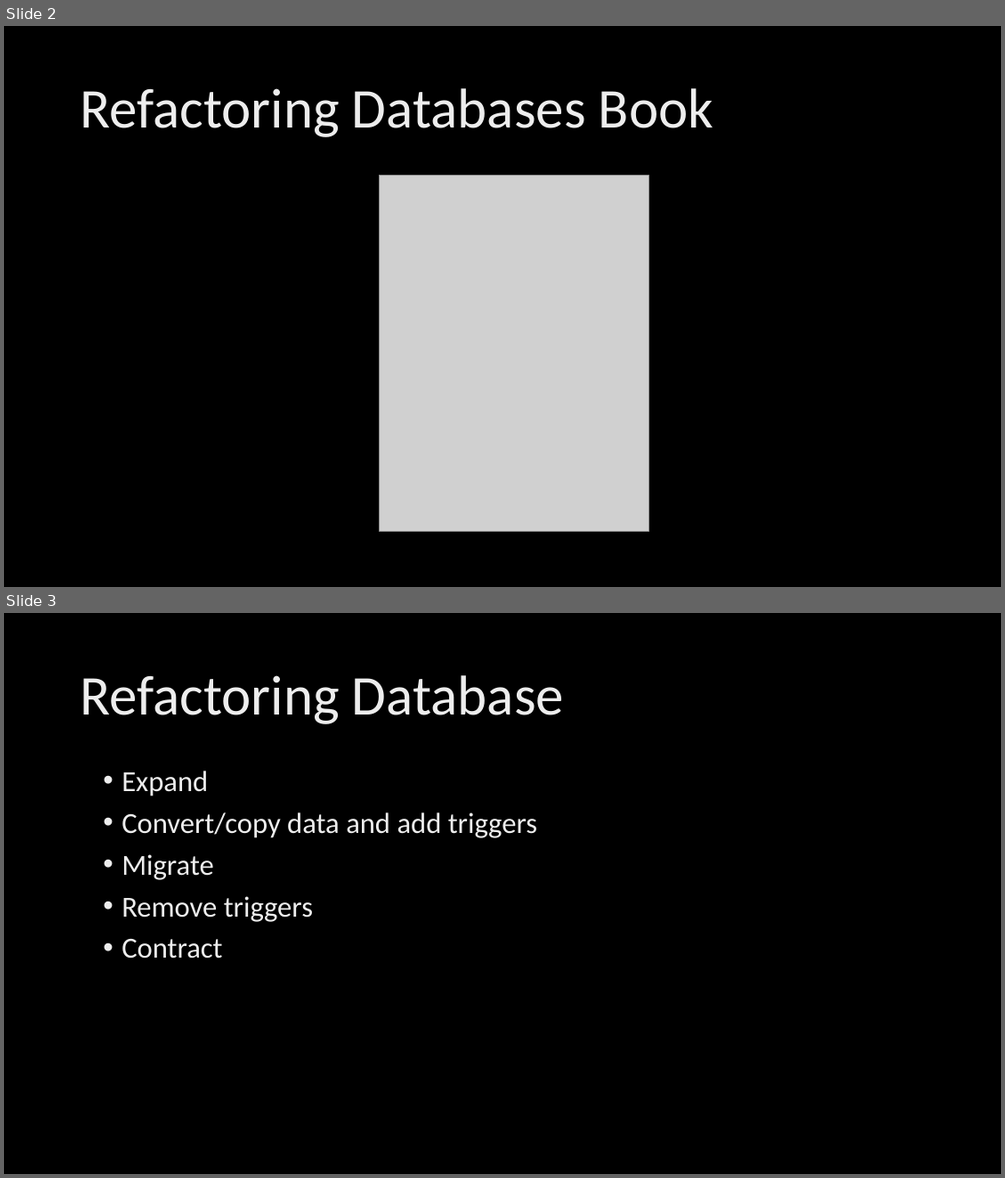
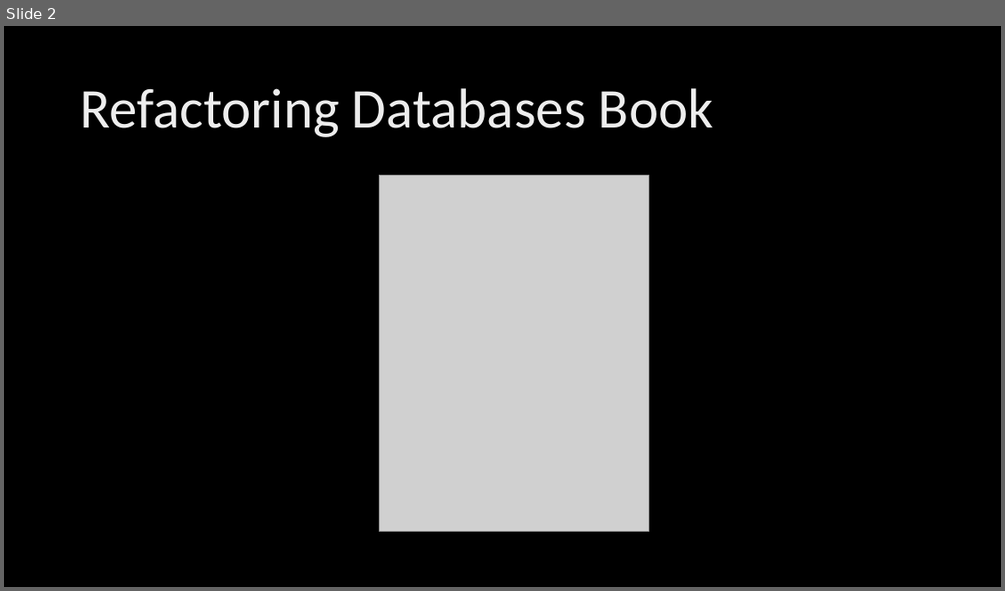
Before and after one commit to poedevop-fm/Database-Refactoring-Demo, a slide deck: Triggers & Refactoring.pptx. Shown one above the other, each under a label of ours: slides 2 and 3 before the commit, slide 2 after it. The pictures are 1005x1178 and 1005x591 pixels, drawn with LibreOffice and Linux fonts; fonts in the diff are those of the drawing; grey boxes stand for pictures; background and template pictures are left out. Boxes give left, top, right and bottom in pixels: in the first picture for what was removed or moved away, otherwise in the second. Text is boxed around its words. In the diff, an @@ line names an element or a change of style, - is before the commit and + after.

```diff
--- a/Triggers & Refactoring.pptx
+++ b/Triggers & Refactoring.pptx
@@ slide 3 removed at [4, 613, 1001, 1174], background picture (left out) @@
@@ title removed at [80, 675, 564, 724] @@
-Refactoring Database
@@ text removed at [121, 771, 537, 958] @@
-• Expand
-• Convert/copy data and add triggers
-• Migrate
-• Remove triggers
-• Contract
```
Also in this commit, not shown: 3 other slides removed, 2 other files.
